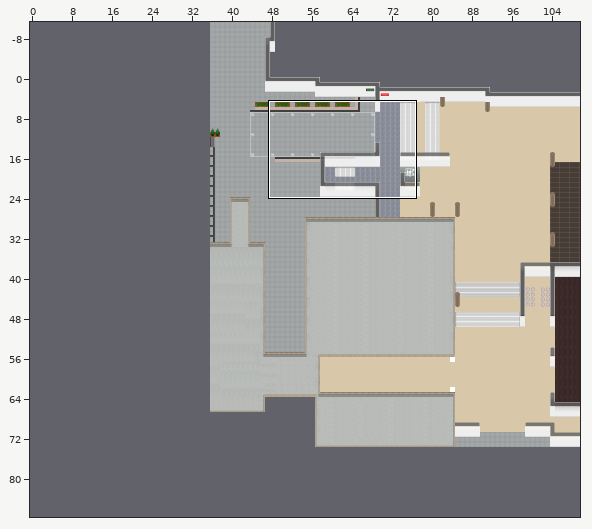
Tiled map (JSON), stored at maps/empty.json. The first picture is a wide view before the edit; the outline marks the close-up.
Close-up. Before:
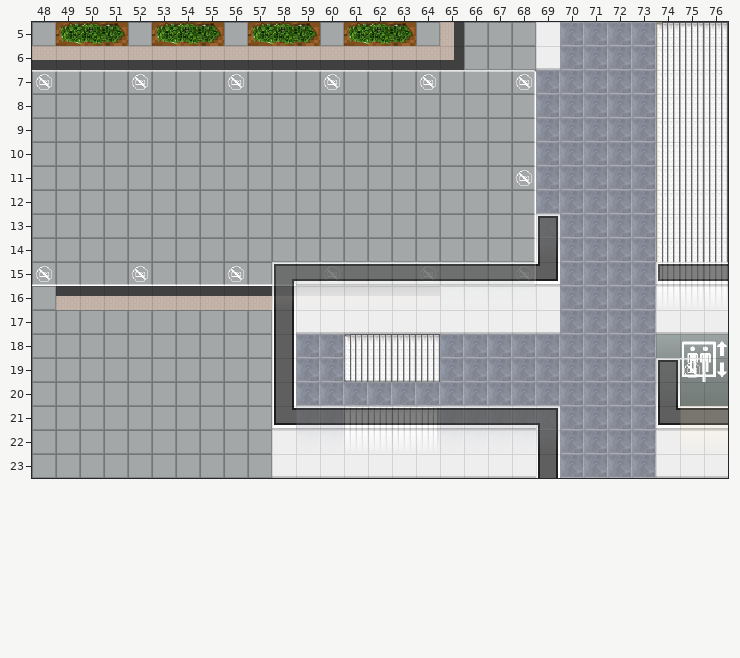
Cells are 32x32 px. Shown: x 48..76, y 5..23. The commit also changed other parts of the map, which this record leaves out. Tiles whose own drawing changed are shown in their newer look in all pictures. The old version is drawn lined up with the new one.
After the commit:
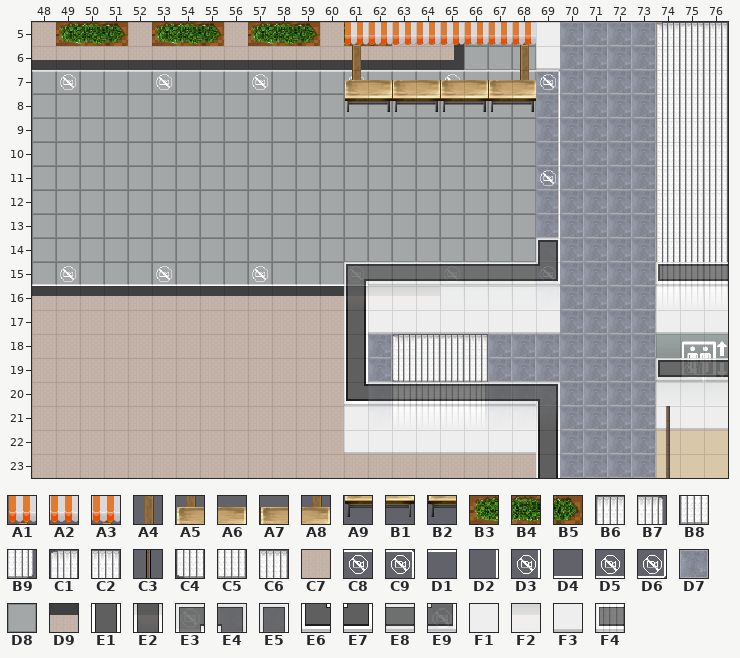
Key: from "decals": A1 262, A2 263, A3 269, A4 292, A5 322, A6 323, A7 324, A8 329, A9 352, B1 353, B2 354, B3 721, B4 722, B5 723, B6 775, B7 776, B8 805, B9 806, C1 865, C2 866, C3 893, C4 895, C5 896, C6 898; from "streets": C7 9; from "text": C8 46, C9 47, D1 49, D2 50, D3 62, D4 64, D5 76, D6 77; from "wall-floor": D7 0, D8 46, D9 104, E1 282, E2 291, E3 293, E4 297, E5 299, E6 320, E7 324, E8 335, E9 337, F1 342, F2 355, F3 362, F4 377.
__ is an empty cell, ## one hidden under a higher layer.
See-through tiles are keyed as they look on the map.
Changes in this commit:
map size 176x85 -> 245x88 cells (old content now starts at 36,-11; both pictures use the new coordinates)
Layer "map_floor":
y 5: x 48 D8 -> C7; x 52 D8 -> C7; x 56 D8 -> C7; x 60 D8 -> C7; x 63..64 ## D8 -> C7 C7
y 16: x 48 D8 -> D9
y 17: x 48..60 D8 D8 D8 D8 D8 D8 D8 D8 D8 D8 ## ## ## -> C7 C7 C7 C7 C7 C7 C7 C7 C7 C7 C7 C7 C7
y 18: x 48..60 D8 D8 D8 D8 D8 D8 D8 D8 D8 D8 ## D7 D7 -> C7 C7 C7 C7 C7 C7 C7 C7 C7 C7 C7 C7 C7; x 66 D7 -> C2
y 19..22: x 48..60 D8 D8 D8 D8 D8 D8 D8 D8 D8 D8 ## D7 D7 -> C7 C7 C7 C7 C7 C7 C7 C7 C7 C7 C7 C7 C7
y 23: x 48..68 D8 D8 D8 D8 D8 D8 D8 D8 D8 D8 ## ## ## ## ## ## ## ## ## ## ## -> C7 C7 C7 C7 C7 C7 C7 C7 C7 C7 C7 C7 C7 C7 C7 C7 C7 C7 C7 C7 C7
Layer "map_text":
y 7: x 48..49 C8 D1 -> D1 C8; x 52..53 C8 D1 -> D1 C8; x 56..57 C8 D1 -> D1 C8; x 60..61 C8 D1 -> D1 C8; x 64..65 C8 D1 -> D1 C8; x 68..69 C9 __ -> D1 C9
y 8..10: x 68..69 D2 __ -> __ D2
y 11: x 68..69 D3 __ -> __ D3
y 12..14: x 68..69 D2 __ -> __ D2
y 15: x 48..49 D5 D4 -> D4 D5; x 52..53 D5 D4 -> D4 D5; x 56..57 D5 D4 -> D4 D5; x 60..61 D5 D4 -> D4 D5; x 64..65 D5 D4 -> D4 D5; x 68..69 D6 __ -> D4 D6
Layer "map_stairs":
y 18: x 61..65 C1 C2 C2 C2 __ -> __ __ C1 C6 C6
y 19: x 61..63 C4 C5 C5 -> __ __ C4; x 65..66 __ __ -> C5 C5
y 20: x 63..66 __ __ __ __ -> B6 B6 B6 B7
y 21: x 61..66 B6 B6 B6 B7 __ __ -> __ __ B8 B8 B8 B9
y 22: x 61..64 B8 B8 B8 B9 -> __ __ __ __
Layer "map_wall_under_player":
y 17: x 59..61 F3 F3 F3 -> __ __ __
y 21: x 74..76 __ __ __ -> F3 F3 F3
y 22: x 61..68 __ __ __ __ __ __ __ __ -> F3 F3 F3 F3 F3 F3 F3 F3
y 23: x 58..68 F3 F3 F3 F3 F3 F3 F3 F3 F3 F3 F3 -> __ __ __ __ __ __ __ __ __ __ __; x 74..76 F3 F3 F3 -> __ __ __
Layer "map_decals_0":
y 5: x 61..63 B3 B4 B5 -> B4 B5 __
y 8: x 61..68 __ __ __ __ __ __ __ __ -> A9 B1 B2 B1 B2 B1 B2 B1
y 21..23: x 74 __ -> C3
Layer "map_decals_above_player_0":
y 5: x 61..68 __ __ __ __ __ __ __ __ -> A1 A2 A2 A2 A2 A2 A2 A3
y 6: x 61 __ -> A4; x 68 __ -> A4
y 7: x 61..68 __ __ __ __ __ __ __ __ -> A5 A6 A7 A6 A7 A6 A7 A8
Layer "map_wall_above_player":
y 13: x 69 E5 -> __
y 14: x 69 E2 -> E5
y 15: x 58..61 E3 E8 E8 E8 -> __ __ __ E3; x 69 E7 -> E9
y 16: x 58..61 E2 F2 F2 F2 -> __ __ __ E2
y 17..18: x 58 E1 -> __; x 61 __ -> E1
y 19: x 58 E1 -> __; x 61 __ -> E1; x 74..76 E5 __ __ -> F4 E8 E8
y 20: x 58 E1 -> __; x 61..69 __ __ __ __ __ __ __ __ __ -> E6 E8 E8 E8 E8 E8 E8 E8 E4; x 74..76 E2 __ __ -> F2 F2 F2
y 21: x 58..69 E6 E8 E8 E8 E8 E8 E8 E8 E8 E8 E8 E4 -> __ __ __ F1 F2 F2 F2 F2 F2 F2 F2 E2; x 74..76 E6 E8 E8 -> __ __ __
y 22: x 58..69 F1 F2 F2 F2 F2 F2 F2 F2 F2 F2 F2 E2 -> __ __ __ __ __ __ __ __ __ __ __ E1; x 74..76 F1 F2 F2 -> __ __ __
Where, in picture pixels (left, top, right, bottom), the same in both close-ups:
changed: (32, 22, 560, 478)
changed: (656, 358, 728, 478)
